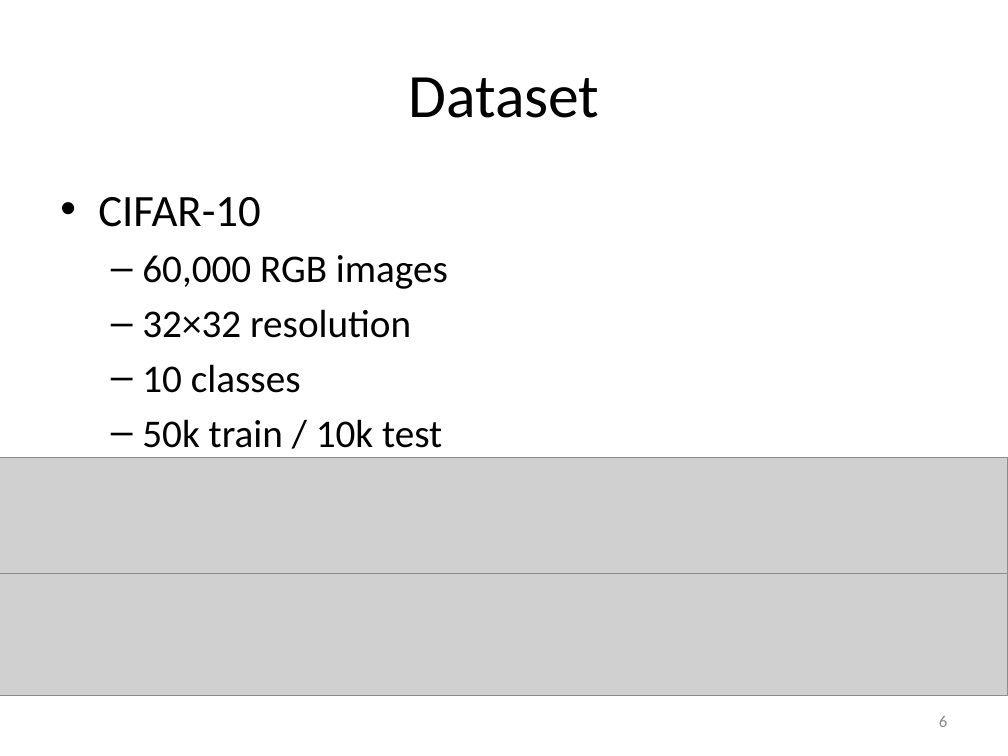
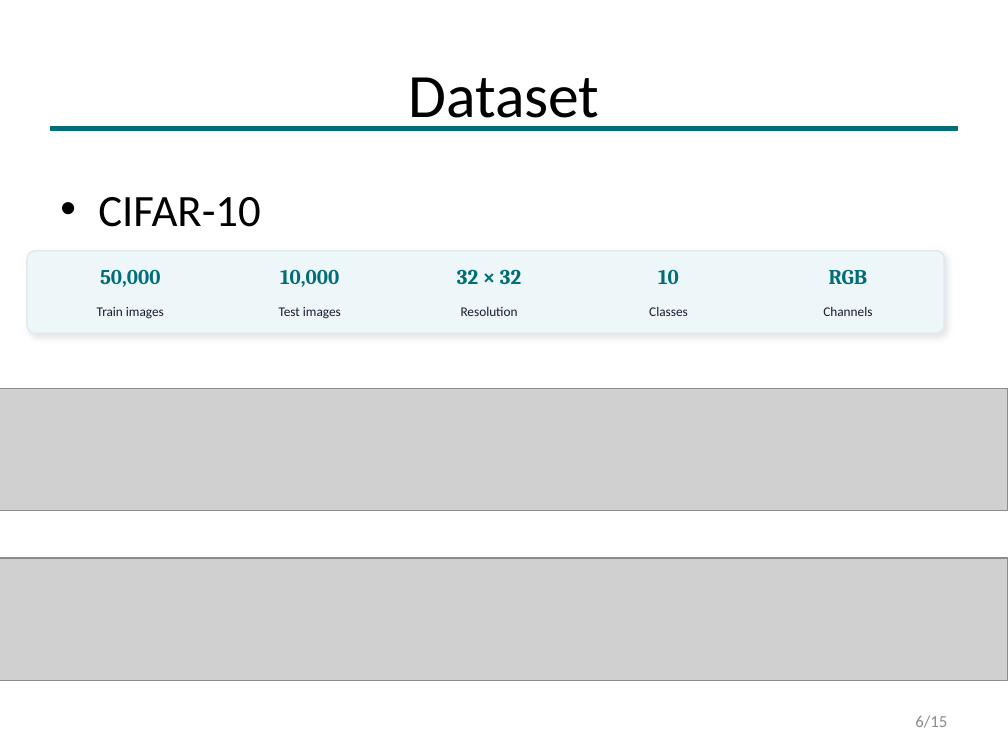
Before and after one commit to yufedor/visionDepthEstimation, a slide deck: slide 6 of Lightweight_Diffusion_Models_Presentation.pptx. Drawn at 1008x756 pixels with LibreOffice and Linux fonts; fonts in the diff are those of the drawing; grey boxes stand for pictures. Boxes give left, top, right and bottom in pixels: in the first picture for what was removed or moved away, otherwise in the second. Text is boxed around its words. In the diff, an @@ line names an element or a change of style, - is before the commit and + after.

```diff
--- a/Lightweight_Diffusion_Models_Presentation.pptx
+++ b/Lightweight_Diffusion_Models_Presentation.pptx
@@ rectangle added at (50, 126, 958, 130), fill #006D77, outline #006D77 1 pt @@
@@ rounded rectangle added at (27, 251, 944, 334), fill #EDF6F9, outline #E2E8F0 1 pt @@
@@ text added at (100, 269, 161, 287), 15 pt, text #006D77, bold @@
+50,000
@@ text at (142, 255, 448, 448): paragraphs removed @@
-  – 60,000 RGB images
-  – 32×32 resolution
-  – 10 classes
-  – 50k train / 10k test
@@ text added at (280, 269, 339, 287), 15 pt, text #006D77, bold @@
+10,000
@@ text added at (457, 269, 521, 284), 15 pt, text #006D77, bold @@
+32 × 32
@@ text added at (658, 269, 679, 284), 15 pt, text #006D77, bold @@
+10
@@ text added at (829, 270, 868, 285), 15 pt, text #006D77, bold @@
+RGB
@@ text added at (97, 307, 164, 319), 9.5 pt, text #1A1A2E @@
+Train images
@@ text added at (279, 307, 341, 319), 9.5 pt, text #1A1A2E @@
+Test images
@@ text added at (461, 306, 518, 316), 9.5 pt, text #1A1A2E @@
+Resolution
@@ text added at (649, 306, 688, 316), 9.5 pt, text #1A1A2E @@
+Classes
@@ text added at (823, 306, 872, 316), 9.5 pt, text #1A1A2E @@
+Channels
@@ picture: place and size @@
-picture at (0, 458, 1008, 580)
+picture at (0, 388, 1008, 510)
@@ picture: place and size @@
-picture at (0, 574, 1008, 696)
+picture at (0, 558, 1008, 680)
@@ page number at (915, 715, 947, 728): text changed @@
-6
+6/15
```
Also in this commit, not shown: 12 other slides changed, 2 slides added, 2 other files.
